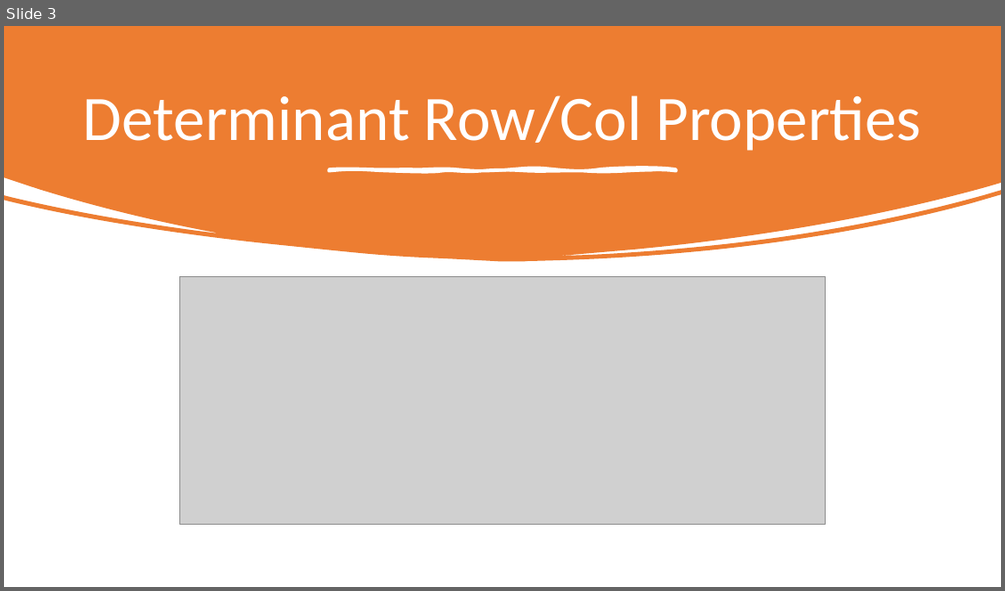
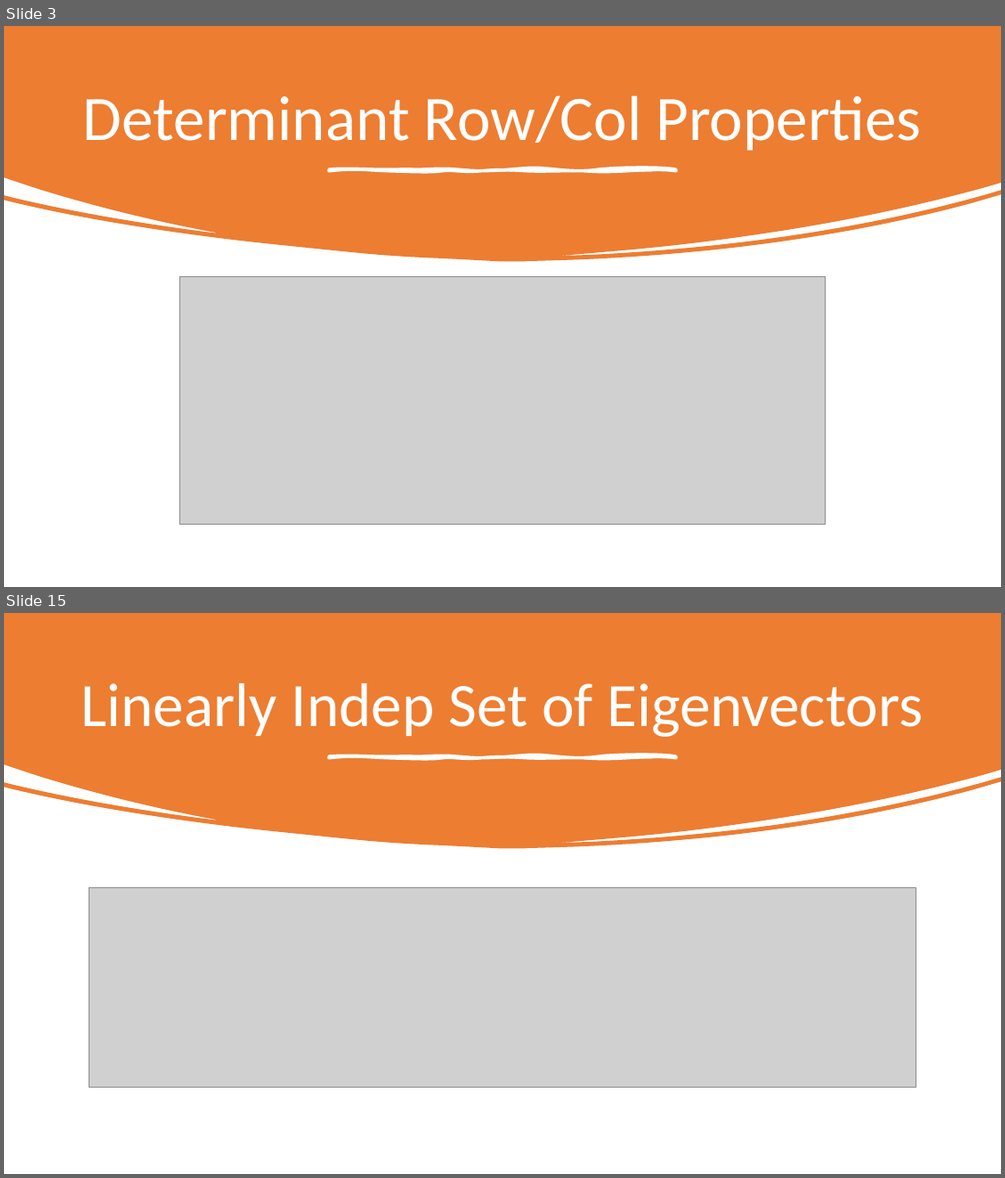
Before and after one commit to Jeffchen54/Linear-Definitions-and-Theorems, a slide deck: Unit 5-6 Theorems.pptx. Shown one above the other, each under a label of ours: slide 3 before the commit, slides 3 and 15 after it; the slides between them are not shown. The pictures are 1005x591 and 1005x1178 pixels, drawn with LibreOffice and Linux fonts; fonts in the diff are those of the drawing; grey boxes stand for pictures. Boxes give left, top, right and bottom in pixels: in the first picture for what was removed or moved away, otherwise in the second. Text is boxed around its words. In the diff, an @@ line names an element or a change of style, - is before the commit and + after.

```diff
--- a/Unit 5-6 Theorems.pptx
+++ b/Unit 5-6 Theorems.pptx
@@ slide 15 added at [4,613,1001,1174], background #FFFFFF @@
@@ freeform shape added at [4,613,1001,849], fill #ED7D31 @@
@@ title added at [81,683,922,737], 59.4 pt, text #FFFFFF @@
+Linearly Indep Set of Eigenvectors
@@ freeform shape added at [329,756,676,758], fill #FFFFFF, outline #FFFFFF 3 pt @@
@@ picture added at [89,888,916,1087] @@
```
Also in this commit, not shown: 25 other slides added, 1 other file.
